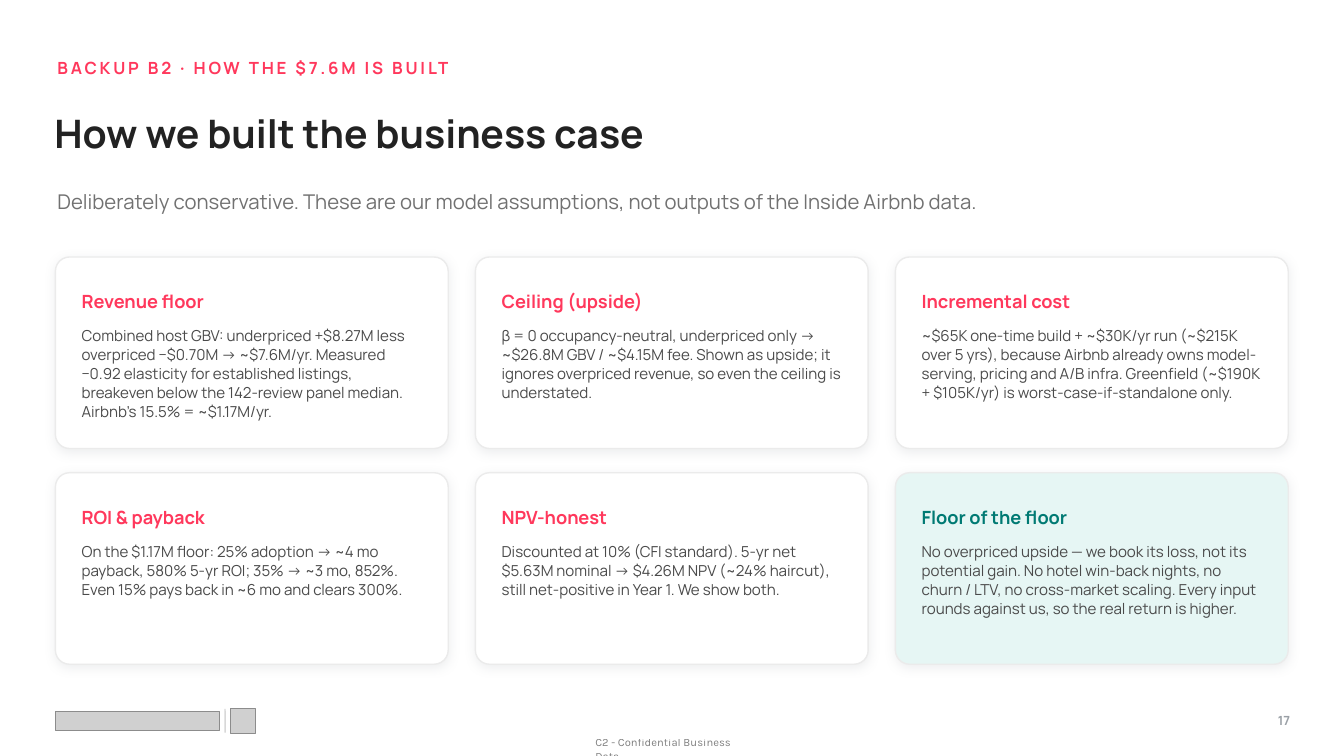
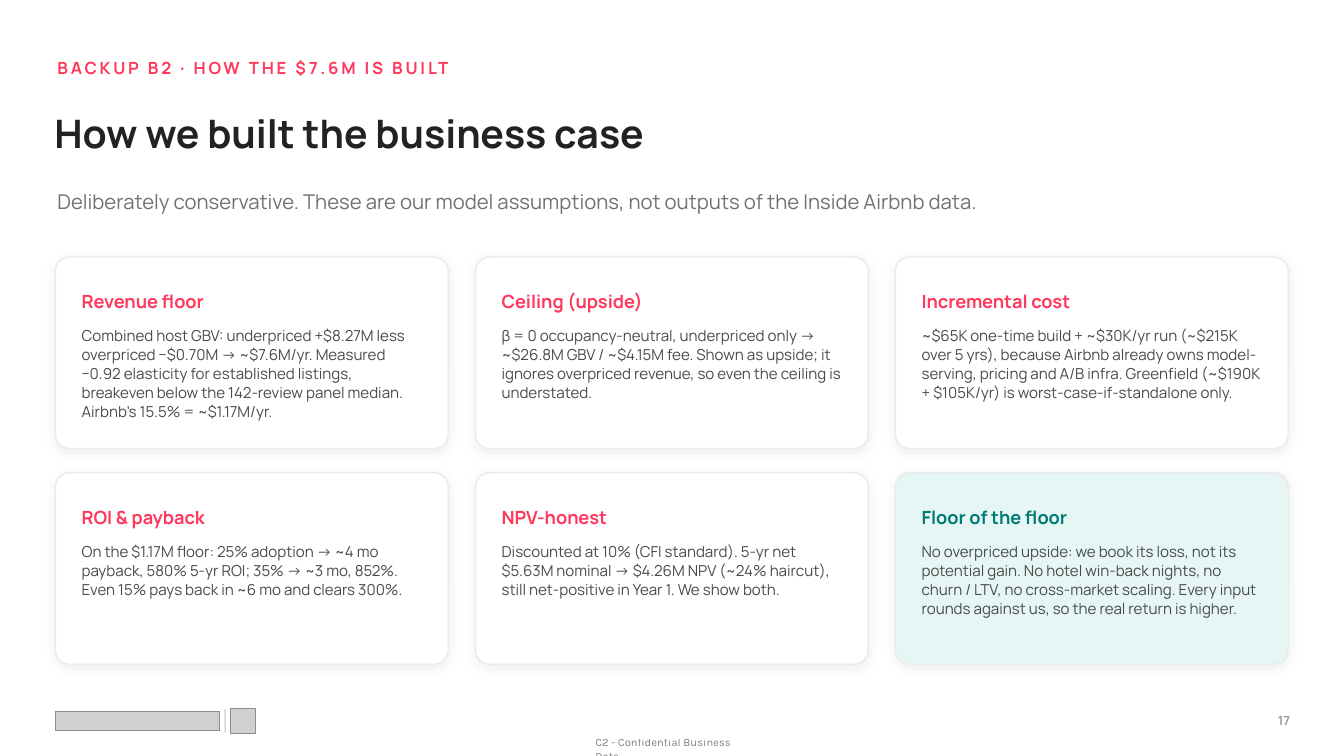
Before and after one commit to mkdn007/Cornell-Airbnb-Capstone, a slide deck: slide 17 of Airbnb Pricing Deck.pptx. Drawn at 1344x756 pixels with LibreOffice and Linux fonts; fonts in the diff are those of the drawing; grey boxes stand for pictures. Boxes give left, top, right and bottom in pixels: in the first picture for what was removed or moved away, otherwise in the second. Text is boxed around its words. In the diff, an @@ line names an element or a change of style, - is before the commit and + after.

```diff
--- a/Airbnb Pricing Deck.pptx
+++ b/Airbnb Pricing Deck.pptx
@@ text at box(922, 546, 1256, 618): text changed @@
-No overpriced upside — we book its loss, not its potential gain. No hotel win-back nights, no churn / LTV, no cross-market scaling. Every input rounds against us, so the real return is higher.
+No overpriced upside: we book its loss, not its potential gain. No hotel win-back nights, no churn / LTV, no cross-market scaling. Every input rounds against us, so the real return is higher.
```
Also in this commit, not shown: 16 other slides changed, 1 other file.
